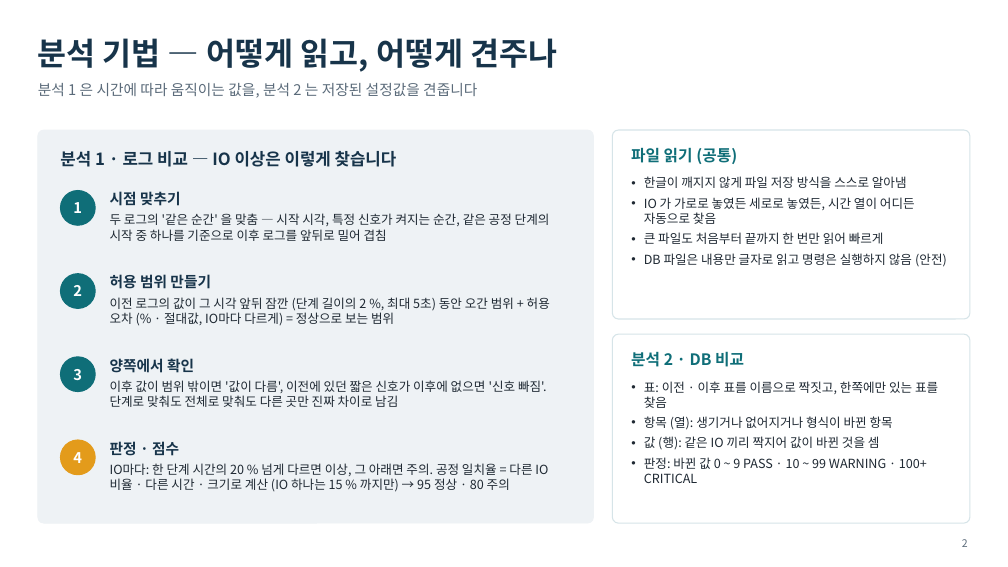
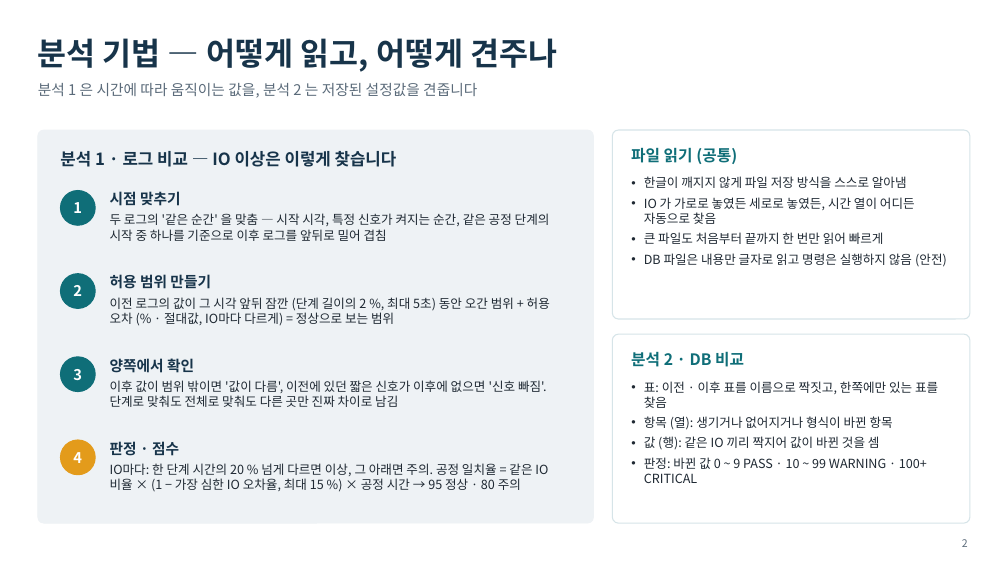
Before and after one commit to sssfffd/rookie2, a slide deck: slide 2 of docs/presentation/LogScope-아키텍처-기술.pptx. Drawn at 1008x567 pixels with LibreOffice and Linux fonts; fonts in the diff are those of the drawing. Boxes give left, top, right and bottom in pixels: in the first picture for what was removed or moved away, otherwise in the second. Text is boxed around its words. In the diff, an @@ line names an element or a change of style, - is before the commit and + after.

```diff
--- a/docs/presentation/LogScope-아키텍처-기술.pptx
+++ b/docs/presentation/LogScope-아키텍처-기술.pptx
@@ text at [110, 463, 548, 492]: text changed @@
-IO마다: 한 단계 시간의 20 % 넘게 다르면 이상, 그 아래면 주의. 공정 일치율 = 다른 IO 비율 · 다른 시간 · 크기로 계산 (IO 하나는 15 % 까지만) → 95 정상 · 80 주의
+IO마다: 한 단계 시간의 20 % 넘게 다르면 이상, 그 아래면 주의. 공정 일치율 = 같은 IO 비율 × (1 − 가장 심한 IO 오차율, 최대 15 %) × 공정 시간 → 95 정상 · 80 주의
```
Also in this commit, not shown: 13 other files.
